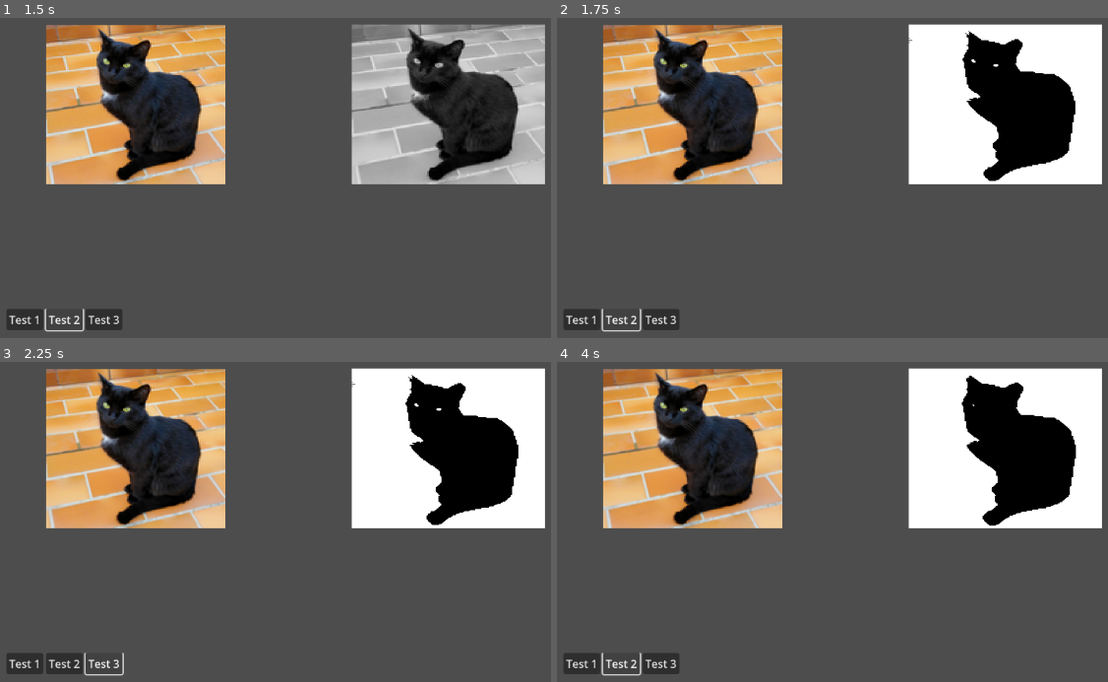
Above: before the commit, frames 1-4 (two rows, left to right).
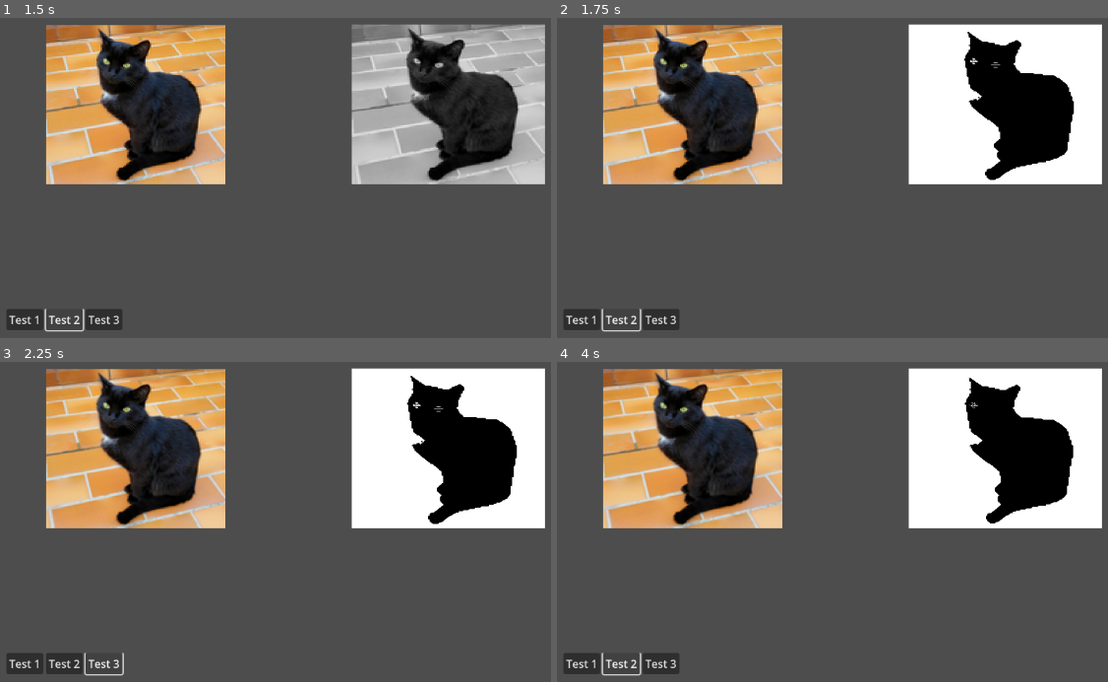
Above: after the commit, the same moments.

Repository: Akkuun/PixOp
Game: Godot game, scene res://Scenes/testOperators/levelTestOperators.tscn
Same seed, same stepped clock (60 frames per second), same inputs: the game is played once before the commit and once after it. Before the commit the project starts from res://levelTestOperators.tscn.
Inputs:
- Up to frame 1 (1.5 s): click "Test 1" at 0.5 s; click "Test 2" at 1.25 s
- Up to frame 2 (1.75 s): no input
- Up to frame 3 (2.25 s): click "Test 3" at 2 s
- Up to frame 4 (4 s): click "Test 1" at 2.75 s; click "Test 2" at 3.5 s

Frame 1 is identical in both runs. In frame 2, 0.6% of the frame differs, in the area x 63-95%, y 4-52%; in frame 3, 0.7%; in frame 4, 1.0%, in the area x 17-95%, y 4-52%.

Commit message:
Create a scene with msot current operator

Diff:
--- a/Lib_Images/Shaders/dilatation.gdshader
+++ b/Lib_Images/Shaders/dilatation.gdshader
@@ -7,11 +7,12 @@
     vec4 col = texture(TEXTURE, UV);
 
     vec2 ps = TEXTURE_PIXEL_SIZE;
-    vec4 max_col = texture(TEXTURE, UV);
-    max_col = max(max_col, texture(TEXTURE, UV + vec2(0.0, -kernel_size) * ps));
-    max_col = max(max_col, texture(TEXTURE, UV + vec2(0.0, kernel_size) * ps));
-    max_col = max(max_col, texture(TEXTURE, UV + vec2(-kernel_size, 0.0) * ps));
-    max_col = max(max_col, texture(TEXTURE, UV + vec2(kernel_size, 0.0) * ps));
+    vec4 min_col = texture(TEXTURE, UV);
+    // TODO FIX
+    min_col = min(min_col, texture(TEXTURE, UV + vec2(0.0, -kernel_size) * ps));
+    min_col = min(min_col, texture(TEXTURE, UV + vec2(0.0, kernel_size) * ps));
+    min_col = min(min_col, texture(TEXTURE, UV + vec2(-kernel_size, 0.0) * ps));
+    min_col = min(min_col, texture(TEXTURE, UV + vec2(kernel_size, 0.0) * ps));
 
-    COLOR = max_col;
+    COLOR = min_col;
 }
--- a/Lib_Images/Shaders/erosion.gdshader
+++ b/Lib_Images/Shaders/erosion.gdshader
@@ -8,10 +8,11 @@
 
     vec2 ps = TEXTURE_PIXEL_SIZE;
     vec4 max_col = texture(TEXTURE, UV);
-    max_col = min(max_col, texture(TEXTURE, UV + vec2(0.0, -kernel_size) * ps));
-    max_col = min(max_col, texture(TEXTURE, UV + vec2(0.0, kernel_size) * ps));
-    max_col = min(max_col, texture(TEXTURE, UV + vec2(-kernel_size, 0.0) * ps));
-    max_col = min(max_col, texture(TEXTURE, UV + vec2(kernel_size, 0.0) * ps));
+    // TODO FIX
+    max_col = max(max_col, texture(TEXTURE, UV + vec2(0.0, -kernel_size) * ps));
+    max_col = max(max_col, texture(TEXTURE, UV + vec2(0.0, kernel_size) * ps));
+    max_col = max(max_col, texture(TEXTURE, UV + vec2(-kernel_size, 0.0) * ps));
+    max_col = max(max_col, texture(TEXTURE, UV + vec2(kernel_size, 0.0) * ps));
 
     COLOR = max_col;
 }
--- a/Lib_Images/image_lib.gd
+++ b/Lib_Images/image_lib.gd
@@ -225,6 +225,11 @@
 	shader_material.set_shader_parameter("colors", padded_colors)
 	return await apply_shader_to_image(img, shader_material)
 
+func seuil_otsu(img: Image) -> Image:
+	var gray_img = await greyscale(img)
+	var threshold_color = otsu(gray_img)
+	return await seuil(gray_img, [threshold_color])
+
 func flou_fond(input: Image, carte_verite: Image, kernel_size: int) -> Image:
 	var shader_material = getShader(base_path + "flou_fond.gdshader")
 	shader_material.set_shader_parameter("kernel_size", float(kernel_size))
--- /dev/null
+++ b/Scenes/testLoadLevel/UItestLoadLevel.tscn
@@ -0,0 +1,9 @@
+[gd_scene format=3 uid="uid://b4hgtaaxjrxom"]
+
+[node name="UItestLoadLevel" type="Control"]
+layout_mode = 3
+anchors_preset = 15
+anchor_right = 1.0
+anchor_bottom = 1.0
+grow_horizontal = 2
+grow_vertical = 2
--- /dev/null
+++ b/Scenes/testLoadLevel/testLoadLevel.tscn
@@ -0,0 +1,60 @@
+[gd_scene load_steps=2 format=3 uid="uid://cxhyslse1we52"]
+
+[ext_resource type="Script" uid="uid://d1sspbukuvfid" path="res://Scripts/game.gd" id="1_cby6k"]
+
+[node name="TestLoadLevel" type="Node2D" node_paths=PackedStringArray("current", "target")]
+script = ExtResource("1_cby6k")
+current = NodePath("CurrentImage")
+target = NodePath("TargetImage")
+
+[node name="CurrentImage" type="Sprite2D" parent="."]
+position = Vector2(308.35126, 229.65187)
+scale = Vector2(0.5133781, 0.45448482)
+
+[node name="TargetImage" type="Sprite2D" parent="."]
+position = Vector2(766.5, 229.25)
+scale = Vector2(0.5512501, 0.4560547)
+
+[node name="Control" type="Control" parent="."]
+layout_mode = 3
+anchors_preset = 0
+offset_right = 1155.0
+offset_bottom = 646.0
+
+[node name="HBoxContainer" type="HBoxContainer" parent="Control"]
+layout_mode = 0
+offset_left = 62.0
+offset_top = 546.0
+offset_right = 1083.0
+offset_bottom = 598.0
+
+[node name="Flou" type="Button" parent="Control/HBoxContainer"]
+layout_mode = 2
+text = "Flou"
+
+[node name="Erosion" type="Button" parent="Control/HBoxContainer"]
+layout_mode = 2
+text = "Erosion"
+
+[node name="Dilatation" type="Button" parent="Control/HBoxContainer"]
+layout_mode = 2
+text = "Dilatation"
+
+[node name="Seuil otsu" type="Button" parent="Control/HBoxContainer"]
+layout_mode = 2
+text = "Seuil otsu"
+
+[node name="Difference" type="Button" parent="Control/HBoxContainer"]
+layout_mode = 2
+text = "Difference"
+
+[node name="Negatif" type="Button" parent="Control/HBoxContainer"]
+layout_mode = 2
+text = "Negatif"
+
+[connection signal="button_down" from="Control/HBoxContainer/Flou" to="." method="_on_flou_button_down"]
+[connection signal="button_down" from="Control/HBoxContainer/Erosion" to="." method="_on_erosion_button_down"]
+[connection signal="button_down" from="Control/HBoxContainer/Dilatation" to="." method="_on_dilatation_button_down"]
+[connection signal="button_down" from="Control/HBoxContainer/Seuil otsu" to="." method="_on_seuil_otsu_button_down"]
+[connection signal="button_down" from="Control/HBoxContainer/Difference" to="." method="_on_difference_button_down"]
+[connection signal="button_down" from="Control/HBoxContainer/Negatif" to="." method="_on_negatif_button_down"]
--- a/levelTestOperators.tscn
+++ b/Scenes/testOperators/levelTestOperators.tscn
@@ -1,9 +1,9 @@
 [gd_scene load_steps=5 format=3 uid="uid://dcfrdx62es7nw"]
 
-[ext_resource type="PackedScene" uid="uid://jj0hj5lcrl5y" path="res://uiTestOperators.tscn" id="1_t5i8p"]
+[ext_resource type="PackedScene" uid="uid://jj0hj5lcrl5y" path="res://Scenes/testOperators/uiTestOperators.tscn" id="1_t5i8p"]
 [ext_resource type="Script" uid="uid://q5y4q8vk8f1g" path="res://Lib_Images/image_lib.gd" id="1_x8qt3"]
 [ext_resource type="Script" uid="uid://vtucsdr1kwv2" path="res://Scripts/control.gd" id="1_xovul"]
-[ext_resource type="Texture2D" uid="uid://uyk84p8f0rm6" path="res://Images/chat.png" id="5_1ukmh"]
+[ext_resource type="Texture2D" uid="uid://uyk84p8f0rm6" path="res://Images/0/current.png" id="5_1ukmh"]
 
 [node name="Level" type="Node2D"]
 script = ExtResource("1_x8qt3")
--- a/Scripts/game.gd
+++ b/Scripts/game.gd
@@ -1,14 +1,74 @@
-extends Node
+extends "res://Scripts/image_lib_wrapper.gd"
 
-@export var workingImage: Sprite2D
+var images_folder = "res://Images"
 
-var image_lib: Node
+var startNode: PixopGraphNode
+var endNode: PixopGraphNode
+
+@export var current: Sprite2D
+@export var target: Sprite2D
+
+func load_level(id: int) -> void:
+	startNode = PixopGraphNode.new(GraphState.Start)
+	endNode = PixopGraphNode.new(GraphState.End, end_operator)
+	var level_path = images_folder + "/" + str(id)
+	var texCurrent := load(level_path + "/current.png")
+	current.texture = texCurrent
+	var texTarget := load(level_path + "/target.png")
+	target.texture = texTarget
 
 func _ready() -> void:
-	image_lib = get_tree().current_scene.get_node(".")
+	load_level(0)
+
+func _on_flou_button_down() -> void:
+	var newNode = PixopGraphNode.new(GraphState.Middle, flou_operator, {"kernel_size": 5}, [startNode])
+	startNode.add_child(newNode)
+
+	var newImg = await newNode.operatorApplied.function.call(current.texture.get_image(), newNode.parameters["kernel_size"])
+	var texNew := ImageTexture.create_from_image(newImg)
+	current.texture = texNew
 
 
 
 
-func _on_erosion() -> void:
-	pass # Replace with function body.
+func _on_dilatation_button_down() -> void:
+	var newNode = PixopGraphNode.new(GraphState.Middle, dilatation_operator, {"kernel_size": 5}, [startNode])
+	startNode.add_child(newNode)
+
+	var newImg = await newNode.operatorApplied.function.call(current.texture.get_image(), newNode.parameters["kernel_size"])
+	var texNew := ImageTexture.create_from_image(newImg)
+	current.texture = texNew
+
+func _on_erosion_button_down() -> void:
+	var newNode = PixopGraphNode.new(GraphState.Middle, erosion_operator, {"kernel_size": 5}, [startNode])
+	startNode.add_child(newNode)
+
+	var newImg = await newNode.operatorApplied.function.call(current.texture.get_image(), newNode.parameters["kernel_size"])
+	var texNew := ImageTexture.create_from_image(newImg)
+	current.texture = texNew
+
+func _on_seuil_otsu_button_down() -> void:
+	var newNode = PixopGraphNode.new(GraphState.Middle, seuil_otsu_operator, {}, [startNode])
+	startNode.add_child(newNode)
+
+	var newImg = await newNode.operatorApplied.function.call(current.texture.get_image())
+	var texNew := ImageTexture.create_from_image(newImg)
+	current.texture = texNew
+
+
+func _on_difference_button_down() -> void:
+	var newNode = PixopGraphNode.new(GraphState.Middle, difference_operator, {}, [startNode])
+	startNode.add_child(newNode)
+
+	var newImg = await newNode.operatorApplied.function.call(current.texture.get_image(), target.texture.get_image())
+	var texNew := ImageTexture.create_from_image(newImg)
+	current.texture = texNew
+
+
+func _on_negatif_button_down() -> void:
+	var newNode = PixopGraphNode.new(GraphState.Middle, negatif_operator, {}, [startNode])
+	startNode.add_child(newNode)
+
+	var newImg = await newNode.operatorApplied.function.call(current.texture.get_image())
+	var texNew := ImageTexture.create_from_image(newImg)
+	current.texture = texNew
--- /dev/null
+++ b/Scripts/image_lib_wrapper.gd
@@ -0,0 +1,91 @@
+extends "res://Lib_Images/image_lib.gd"
+
+enum GraphState {Start, Middle, End}
+
+func display_final_image():
+	pass
+
+class Operator:
+	var name: String
+	var requiredParents: int
+	var returnedImages = 1
+	var function: Callable
+
+	func _init(name: String, function: Callable, requiredParents: int = 0, returnedImages: int = 1) -> void:
+		self.name = name
+		self.requiredParents = requiredParents
+		self.function = function
+		self.returnedImages = returnedImages
+
+
+func _flou_wrapper(img: Image, kernel_size: int) -> Image:
+	return await flou(img, kernel_size)
+var flou_operator = Operator.new("flou", Callable(self, "_flou_wrapper"), 1, 1)
+func _erosion_wrapper(img: Image, kernel_size: int) -> Image:
+	return await erosion(img, kernel_size)
+var erosion_operator = Operator.new("erosion", Callable(self, "_erosion_wrapper"), 1, 1)
+func _dilatation_wrapper(img: Image, kernel_size: int) -> Image:
+	return await dilatation(img, kernel_size)
+var dilatation_operator = Operator.new("dilatation", Callable(self, "_dilatation_wrapper"), 1, 1)
+func _seuil_otsu_wrapper(img: Image) -> Image:
+	return await seuil_otsu(img)
+var seuil_otsu_operator = Operator.new("seuil_otsu", Callable(self, "_seuil_otsu_wrapper"), 1, 1)
+func _difference_wrapper(img1: Image, img2: Image) -> Image:
+	return await difference(img1, img2)
+var difference_operator = Operator.new("difference", Callable(self, "_difference_wrapper"), 2, 1)
+func _negatif_wrapper(img: Image) -> Image:
+	return await negatif(img)
+var negatif_operator = Operator.new("negatif", Callable(self, "_negatif_wrapper"), 1, 1)
+var end_operator = Operator.new("end", Callable(self, "display_final_image"), 1, 0)
+
+class PixopGraphNode:
+	var state: GraphState
+
+	var childs: Array
+	var parents: Array
+	var operatorApplied: Operator
+
+	var parameters: Dictionary
+
+	func _init(state: GraphState, operatorApplied: Operator = null, parameters: Dictionary = {}, parents: Array = [], child = []) -> void:
+		self.state = state
+		self.childs = childs
+		self.operatorApplied = operatorApplied
+		self.parameters = parameters
+		self.parents = parents
+		for parent in parents:
+			parent.add_child(self)
+
+	func add_child(child: PixopGraphNode) -> void:
+		childs.append(child)
+
+	func private_remove_parent(parent: PixopGraphNode) -> void:
+		var index = parents.find(parent)
+		if index != -1:
+			parents.remove_at(index)
+
+	func remove_child(child: PixopGraphNode) -> void:
+		var index = childs.find(child)
+		if index != -1:
+			childs[index].private_remove_parent(self)
+			childs.remove_at(index)
+
+	func check_conditions() -> bool:
+		if state == GraphState.Start:
+			return true
+		return parents.size() != operatorApplied.requiredParents
+
+	func is_graph_full(start: bool = true) -> bool:
+		if start:
+			if state != GraphState.Start:
+				return false
+		else:
+			if !check_conditions():
+				return false
+			if state == GraphState.End:
+				return true
+			var full = true
+			for child in childs:
+				full = full and child.is_graph_full(false)
+			return full
+		return true
Renamed: Images/chat.png -> Images/0/current.png
Not shown, added: Images/0/current.png.import
Binary file added: Images/0/target.png
Not shown, changed: Images/0/target.png.import
Renamed: uiTestOperators.tscn -> Scenes/testOperators/uiTestOperators.tscn
Not shown, changed: Scripts/game.gd.uid
Not shown, added: Scripts/image_lib_wrapper.gd.uid
